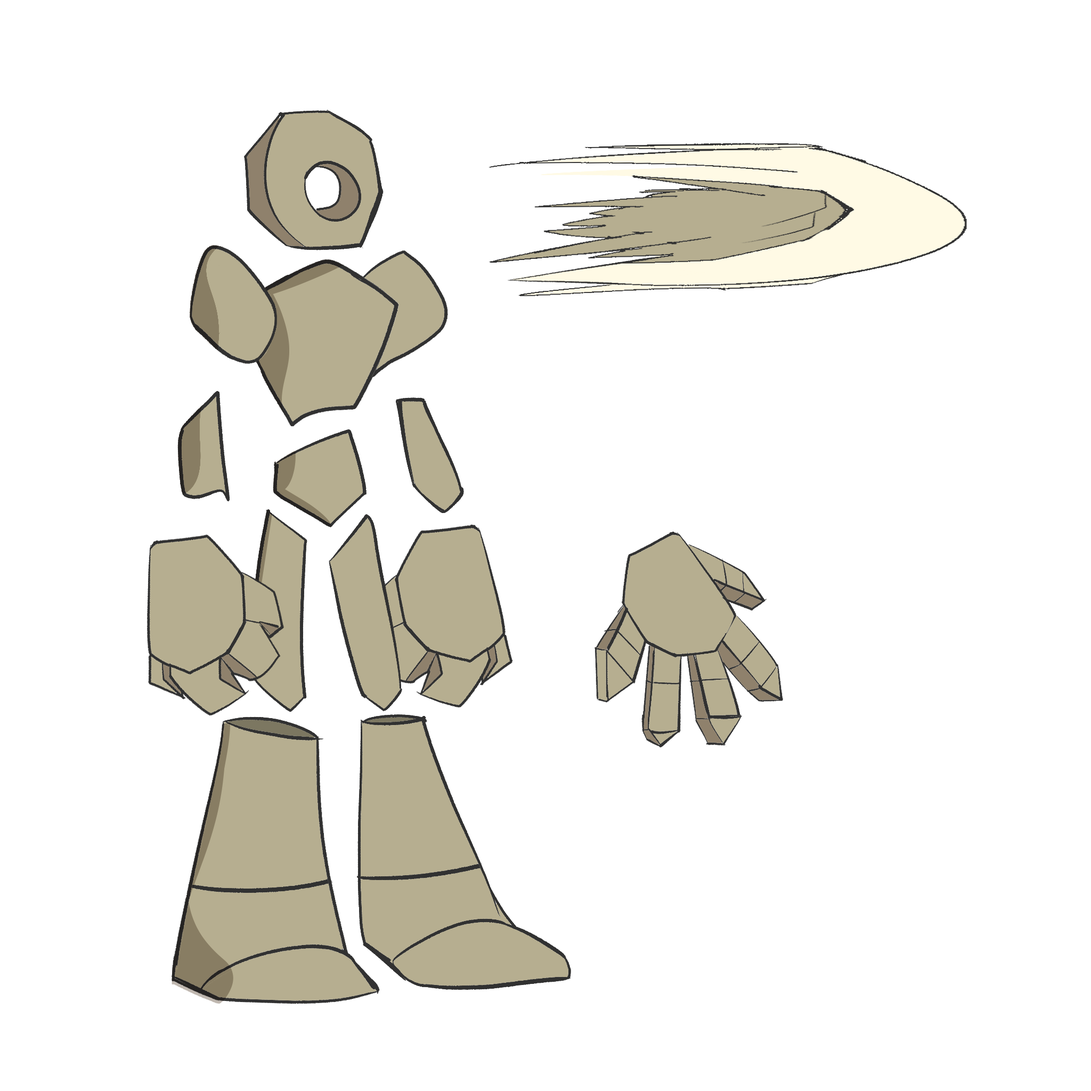
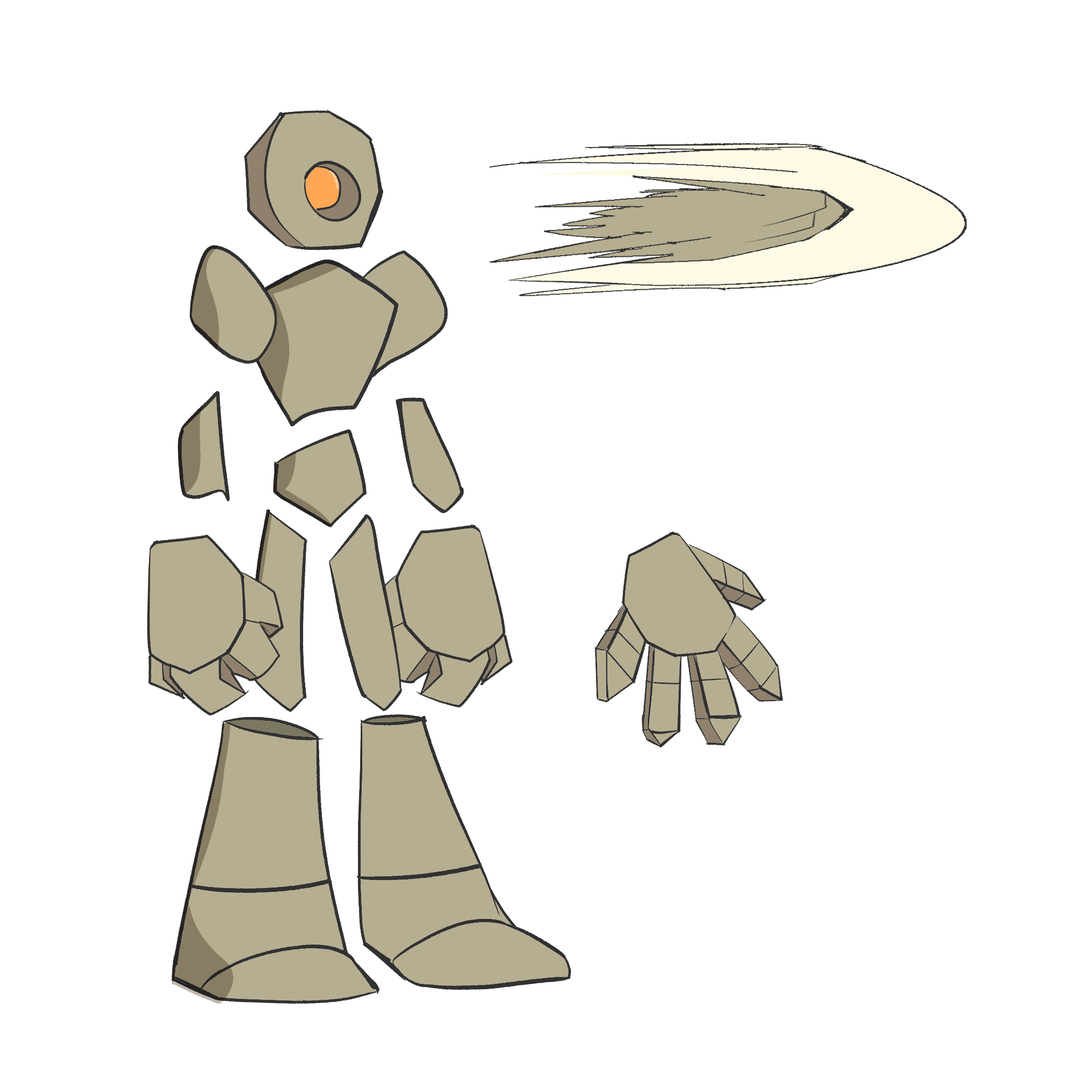
Before/after of a 1091x1091 layered artwork. What changed in the layer stack:
moved "HEAD" above "smear", painted on it over [305, 166, 340, 211]
